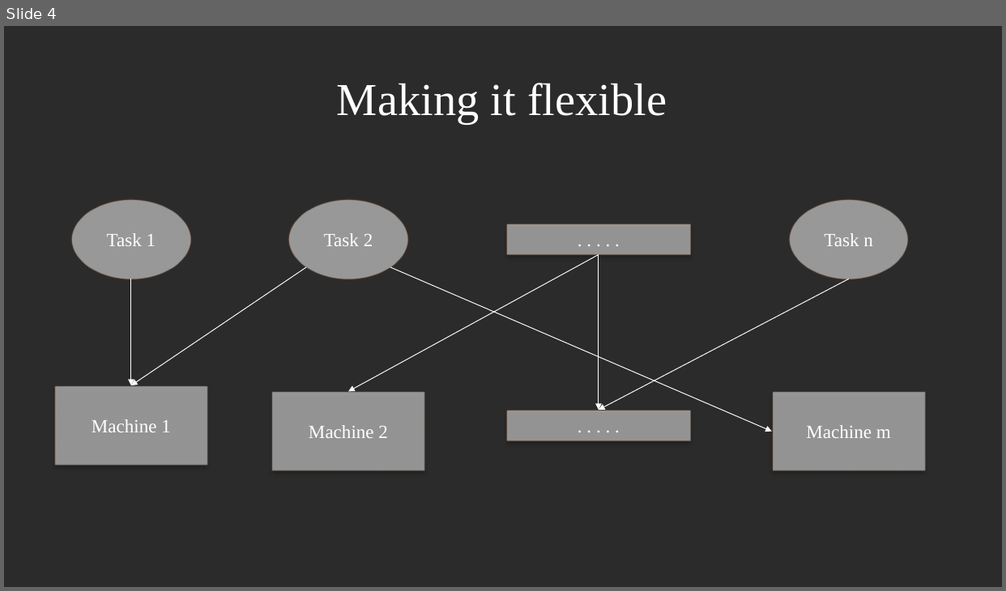
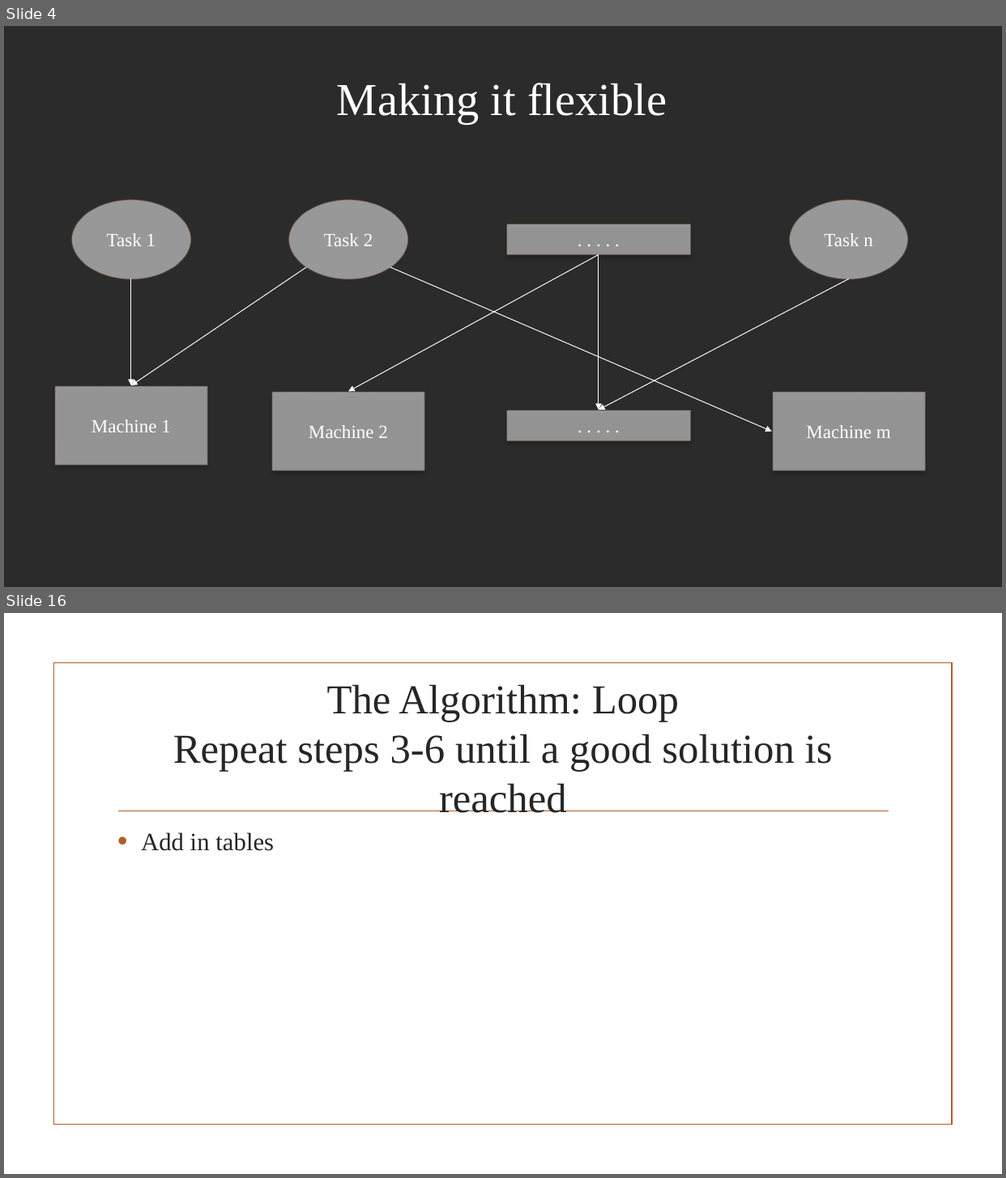
Before and after one commit to JaniR13/AdvAlgoProject, a slide deck: PowerpointSlides/The Flexible Job Shop Scheduling Algorithm.pptx. Shown one above the other, each under a label of ours: slide 4 before the commit, slides 4 and 16 after it; the slides between them are not shown. The pictures are 1006x591 and 1006x1178 pixels, drawn with LibreOffice and Linux fonts; fonts in the diff are those of the drawing; background and template pictures are left out; a plain dark background stands for a picture behind light text. Boxes give left, top, right and bottom in pixels: in the first picture for what was removed or moved away, otherwise in the second. Text is boxed around its words. In the diff, an @@ line names an element or a change of style, - is before the commit and + after.

```diff
--- a/PowerpointSlides/The Flexible Job Shop Scheduling Algorithm.pptx
+++ b/PowerpointSlides/The Flexible Job Shop Scheduling Algorithm.pptx
@@ slide 16 added at (x1=4, y1=613, x2=1002, y2=1174), background picture (left out) @@
@@ rectangle added at (x1=53, y1=663, x2=952, y2=1125), outline #B15E28 1.25 pt @@
@@ title added at (x1=173, y1=684, x2=833, y2=813), 39.6 pt, text #262626 @@
+The Algorithm: Loop
+Repeat steps 3-6 until a good solution is reached
@@ line added from (118, 811) to (889, 811), #B15E28 1.25 pt @@
@@ text added at (x1=141, y1=833, x2=274, y2=851), 24 pt, text #262626 @@
+• Add in tables
```
Also in this commit, not shown: 11 other slides added.
